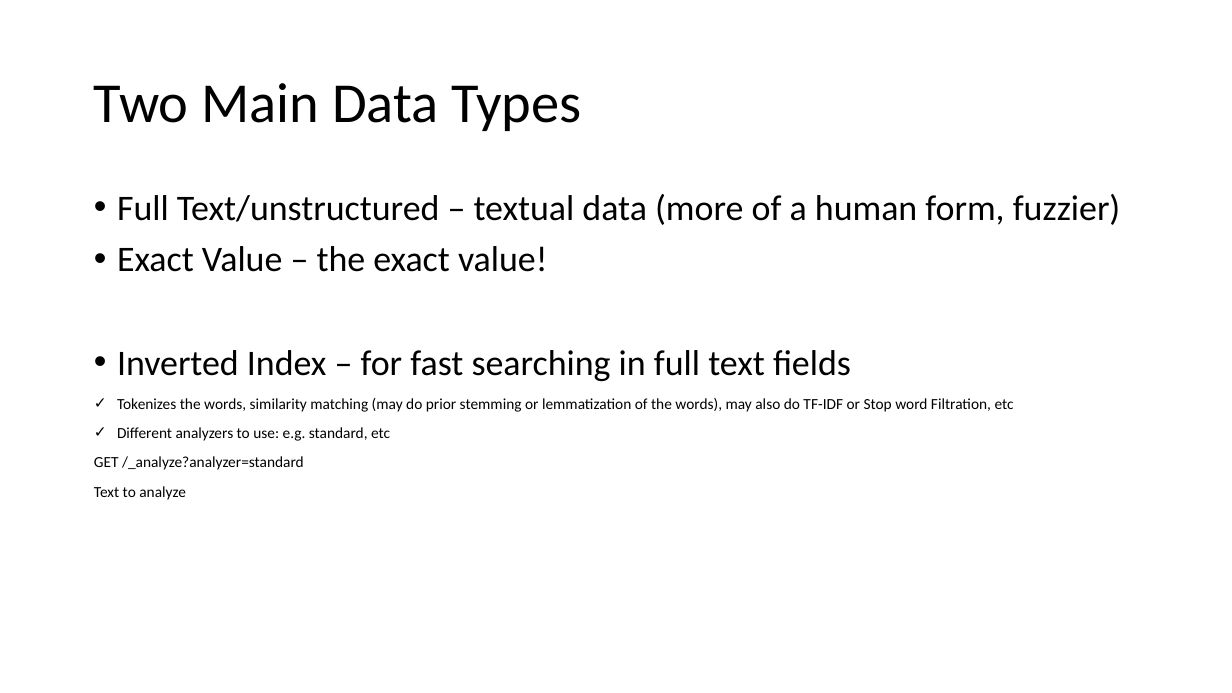
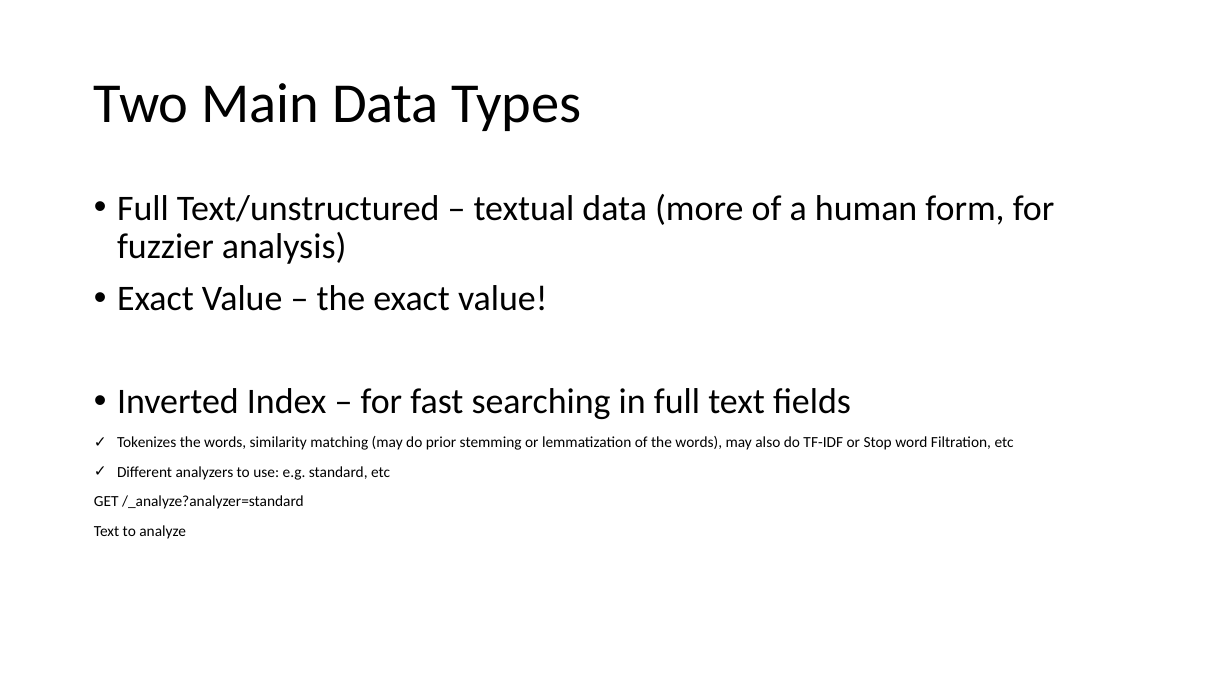
Before and after one commit to cfuxiang/Elasticsearch_Work, a slide deck: slide 2 of ES Definite Guide.pptx. Drawn at 1232x693 pixels with LibreOffice and Linux fonts; fonts in the diff are those of the drawing. Boxes give left, top, right and bottom in pixels: in the first picture for what was removed or moved away, otherwise in the second. Text is boxed around its words. In the diff, an @@ line names an element or a change of style, - is before the commit and + after.

```diff
--- a/ES Definite Guide.pptx
+++ b/ES Definite Guide.pptx
@@ text at bbox=[117, 194, 1055, 264]: text changed @@
-• Full Text/unstructured – textual data (more of a human form, fuzzier)
+• Full Text/unstructured – textual data (more of a human form, for fuzzier analysis)
```
Also in this commit, not shown: 4 other slides changed, 1 slide added, 1 slide removed.
